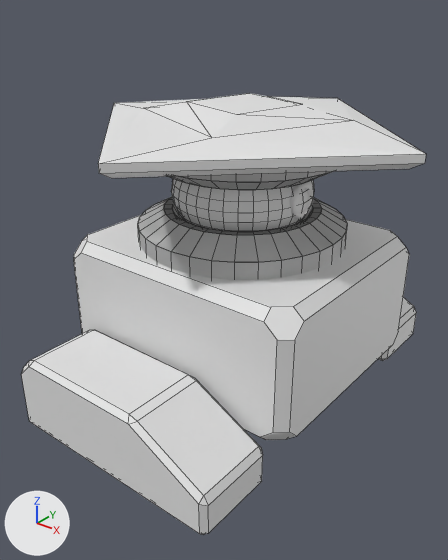
The Blender file Flames of winter/Assets/Models/bob.blend, before and after one commit.
Both versions are drawn from a 50 mm camera at (3.01, -4.02, 3.62) aimed at (0.01, -0.27, 1.29). The lights are fixed; the arrows at lower left show +X, +Y and +Z. Mesh edges are drawn as thin lines on the coarser meshes.
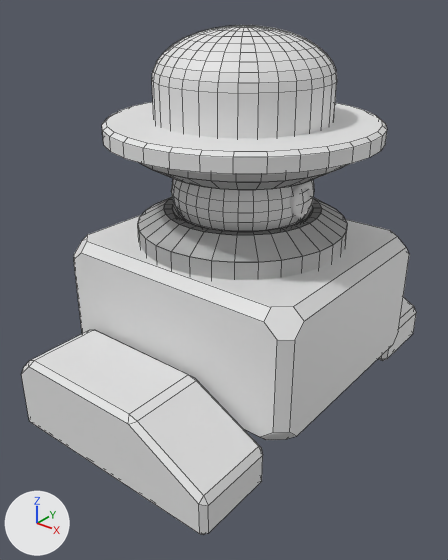
Commit message: give bob hat

Diff of the bpy script that builds the scene:
```diff
--- a/Flames of winter/Assets/Models/bob.blend.py
+++ b/Flames of winter/Assets/Models/bob.blend.py
@@ me_cylinder_002 @@
+me_cylinder_002.from_pydata(...)  # 352 vertices, 322 faces; spans x -1.0..1.0, y -1.0..1.0, z -1.0..1.0
@@ me_cylinder_001 @@
+me_cylinder_001.from_pydata(...)  # 128 vertices, 98 faces; spans x -1.0..1.0, y -1.0..1.0, z -1.63..1.65
@@ ob_cube @@
-ob_cube = bpy.data.objects.new('Cube', me_cube_003)
-ob_cube.location = (0.0, 0.0, 3.52)
@@ ob_cylinder_002 @@
+ob_cylinder_002 = bpy.data.objects.new('Cylinder.002', me_cylinder_002)
+ob_cylinder_002.location = (0.0, 0.0, 2.916)
+ob_cylinder_002.scale = (0.712, 0.712, 0.386)
@@ ob_hat_top @@
+ob_hat_top = bpy.data.objects.new('Hat Top', me_cylinder_001)
+ob_hat_top.location = (0.0, 0.0, 2.553)
+ob_hat_top.scale = (1.12, 1.12, 0.0419)
```

Boxes (x1, y1, x2, y2) around the edits, measured in the pictures (448 x 560 px):
'Cube', deleted
    before: (98, 93, 426, 178)
'Cylinder.002', added
    after: (152, 25, 337, 138)
'Hat Top', added
    after: (102, 102, 387, 174)
